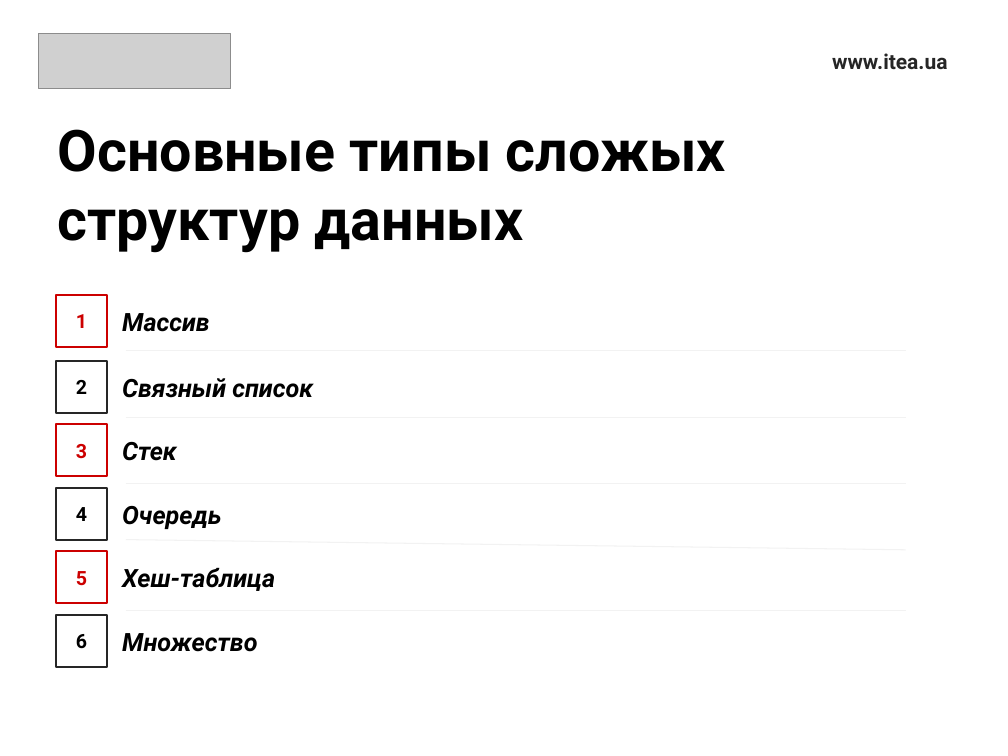
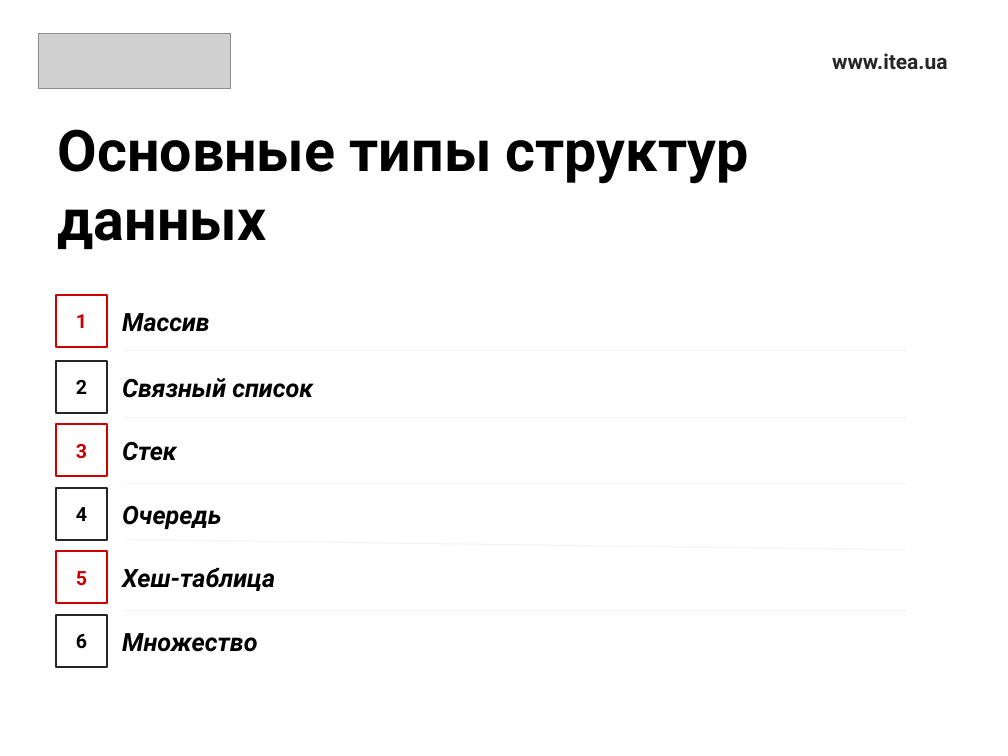
Before and after one commit to RusyaOne/CSharpAdvanced---19.01.2021, a slide deck: slide 5 of 1.Collections/CollectionsPresentation.pptx. Drawn at 1008x756 pixels with LibreOffice and Linux fonts; fonts in the diff are those of the drawing; grey boxes stand for pictures. Boxes give left, top, right and bottom in pixels: in the first picture for what was removed or moved away, otherwise in the second. Text is boxed around its words. In the diff, an @@ line names an element or a change of style, - is before the commit and + after.

```diff
--- a/1.Collections/CollectionsPresentation.pptx
+++ b/1.Collections/CollectionsPresentation.pptx
@@ title at (58,129,749,249): text changed @@
-Основные типы сложых структур данных
+Основные типы структур данных
```
Also in this commit, not shown: 4 other slides changed, 1 slide added.
